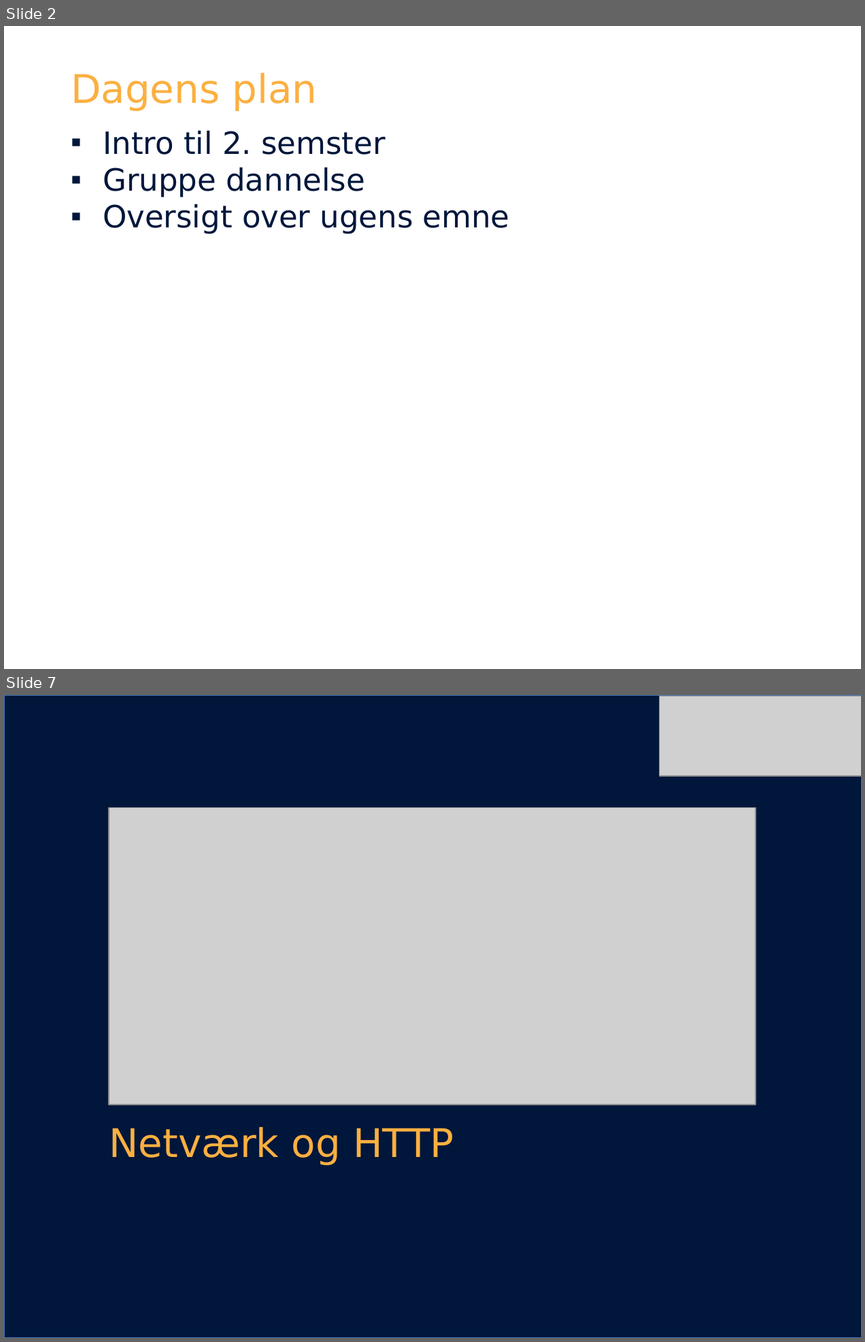
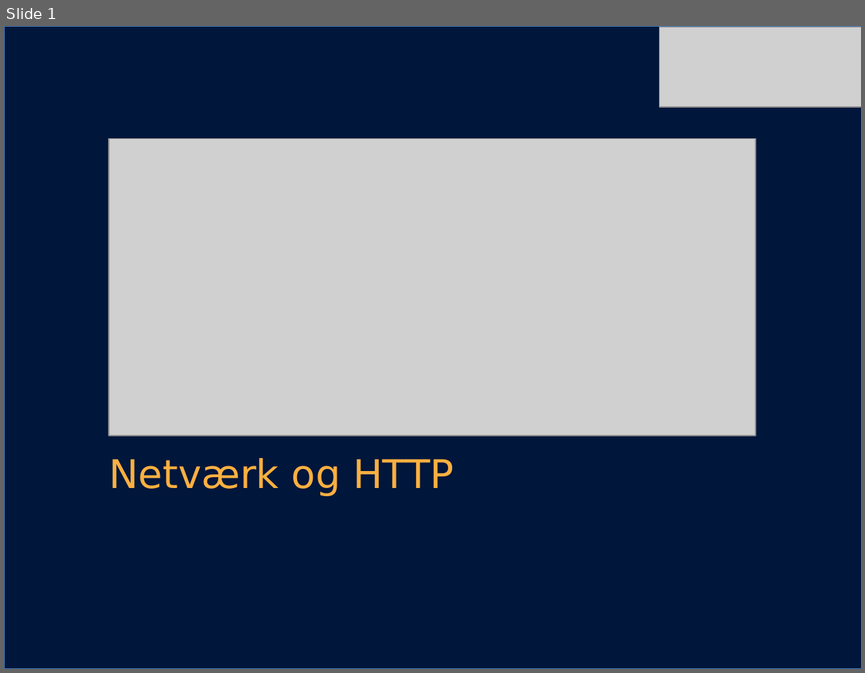
Before and after one commit to dat2Cph/content, a slide deck: http_network/network_http.pptx. Shown one above the other, each under a label of ours: slides 2 and 7 before the commit, slide 1 after it; the slides between them are not shown. The pictures are 865x1342 and 865x673 pixels, drawn with LibreOffice and Linux fonts; fonts in the diff are those of the drawing; grey boxes stand for pictures; background and template pictures are left out. Boxes give left, top, right and bottom in pixels: in the first picture for what was removed or moved away, otherwise in the second. Text is boxed around its words. In the diff, an @@ line names an element or a change of style, - is before the commit and + after.

```diff
--- a/http_network/network_http.pptx
+++ b/http_network/network_http.pptx
@@ slide 2 removed at (4, 26, 861, 669), background #FFFFFF @@
@@ title removed at (71, 73, 317, 111) @@
-Dagens plan
@@ text removed at (103, 130, 510, 234) @@
-▪ Intro til 2. semster
-▪ Gruppe dannelse
-▪ Oversigt over ugens emne
@@ what was slide 7 is now slide 1 @@
```
Also in this commit, not shown: 2 slides changed, 5 other slides removed, 2 other files.
